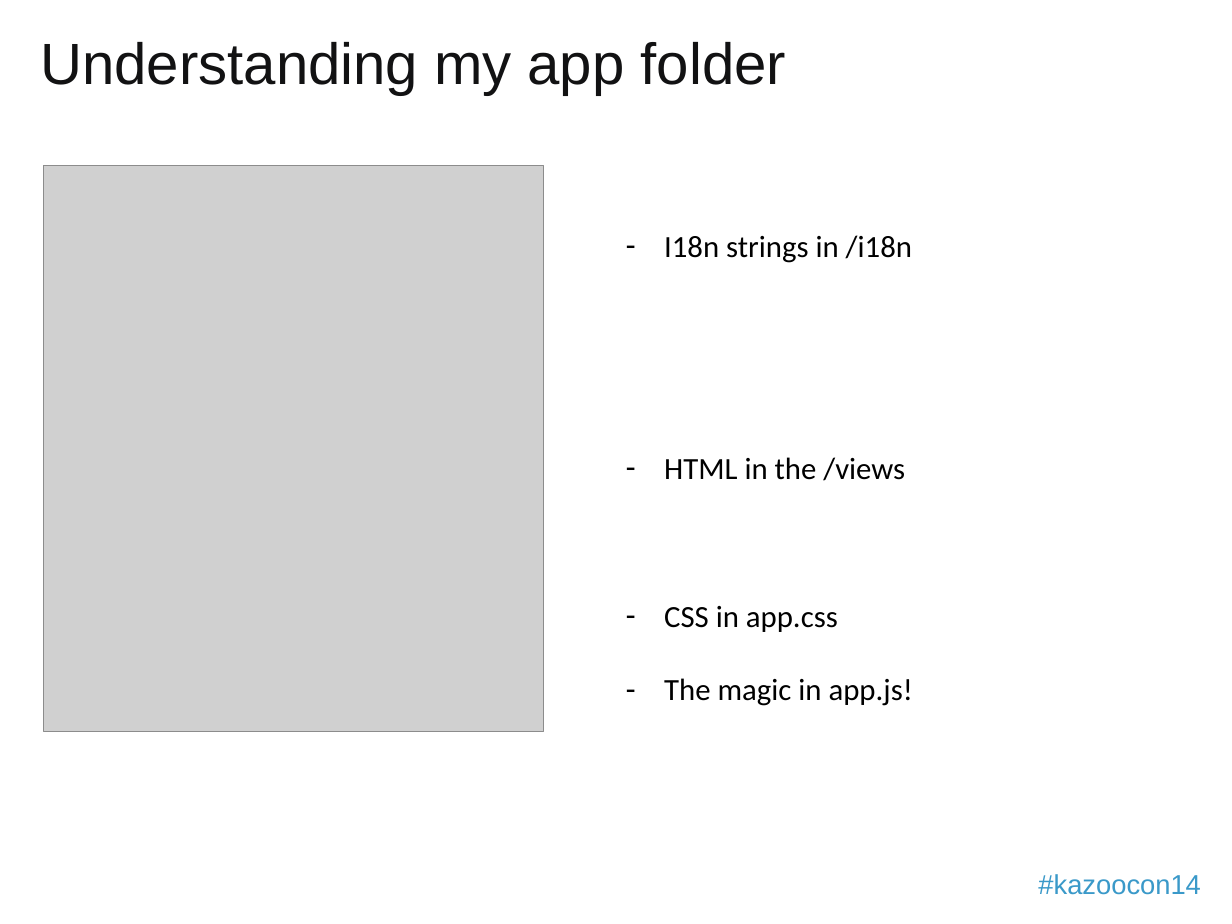
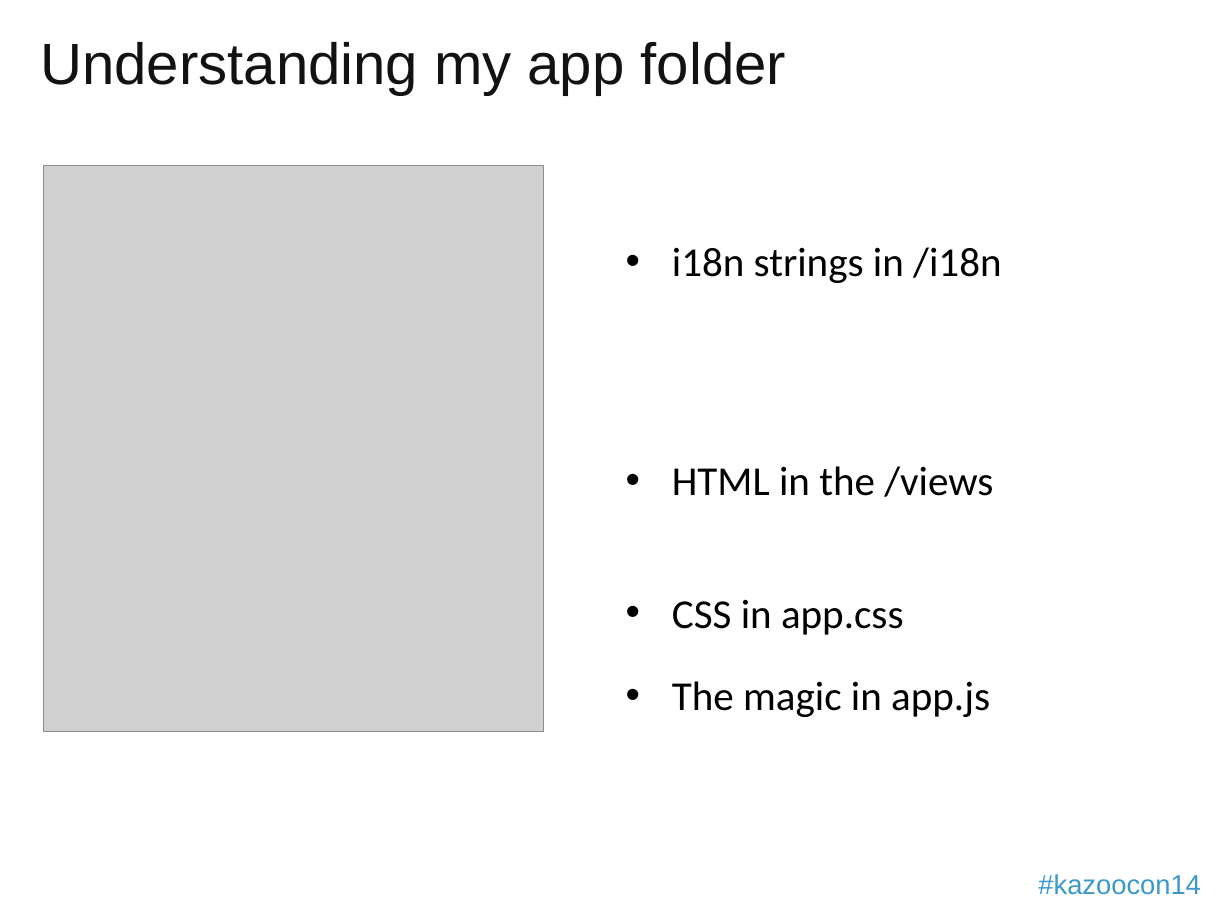
Before and after one commit to 2600hz/monster-ui, a slide deck: slide 9 of apps/demo_done/presentation.pptx. Drawn at 1232x924 pixels with LibreOffice and Linux fonts; fonts in the diff are those of the drawing; grey boxes stand for pictures; background and template pictures are left out. Boxes give left, top, right and bottom in pixels: in the first picture for what was removed or moved away, otherwise in the second. Text is boxed around its words. In the diff, an @@ line names an element or a change of style, - is before the commit and + after.

```diff
--- a/apps/demo_done/presentation.pptx
+++ b/apps/demo_done/presentation.pptx
@@ text at bbox=[672, 247, 1001, 283]: text changed; size 18 to 24 pt @@
-– I18n strings in /i18n
-– HTML in the /views
-– CSS in app.css
-– The magic in app.js!
+• i18n strings in /i18n
@@ text added at bbox=[672, 466, 993, 497], 24 pt, text #000000 @@
+• HTML in the /views
@@ text added at bbox=[672, 599, 904, 635], 24 pt, text #000000 @@
+• CSS in app.css
@@ text added at bbox=[672, 681, 990, 717], 24 pt, text #000000 @@
+• The magic in app.js
```
Also in this commit, not shown: 10 other slides changed.
